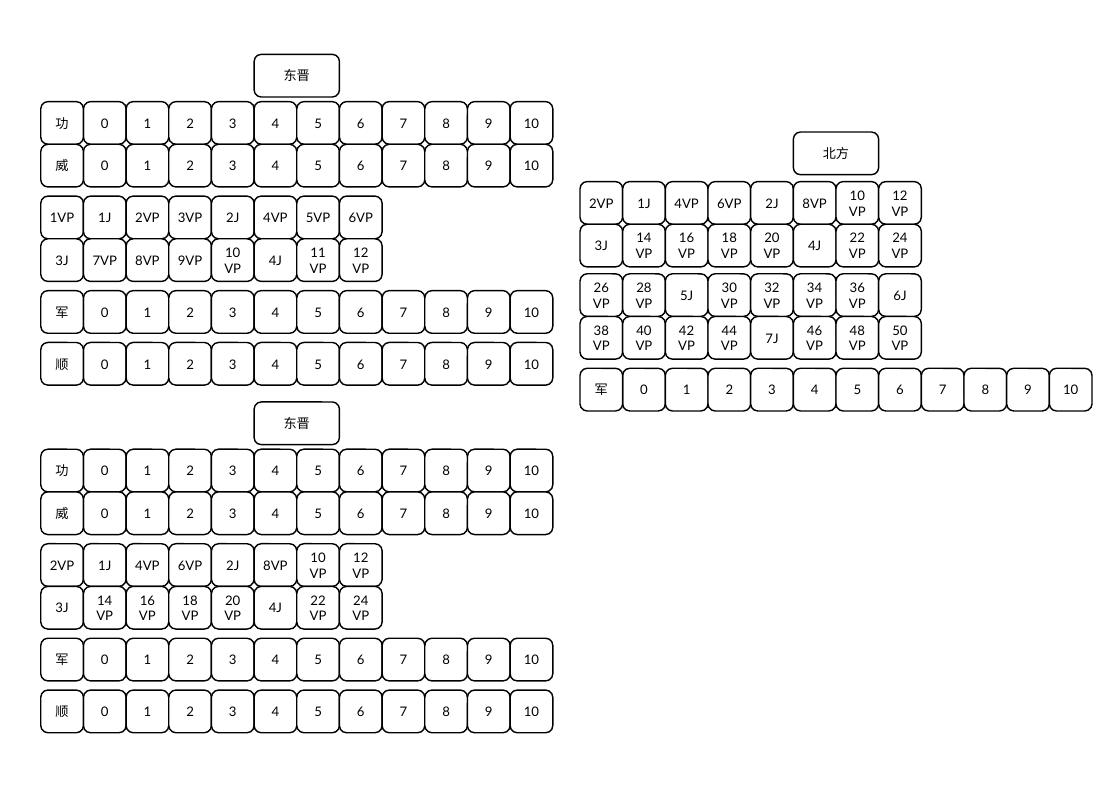
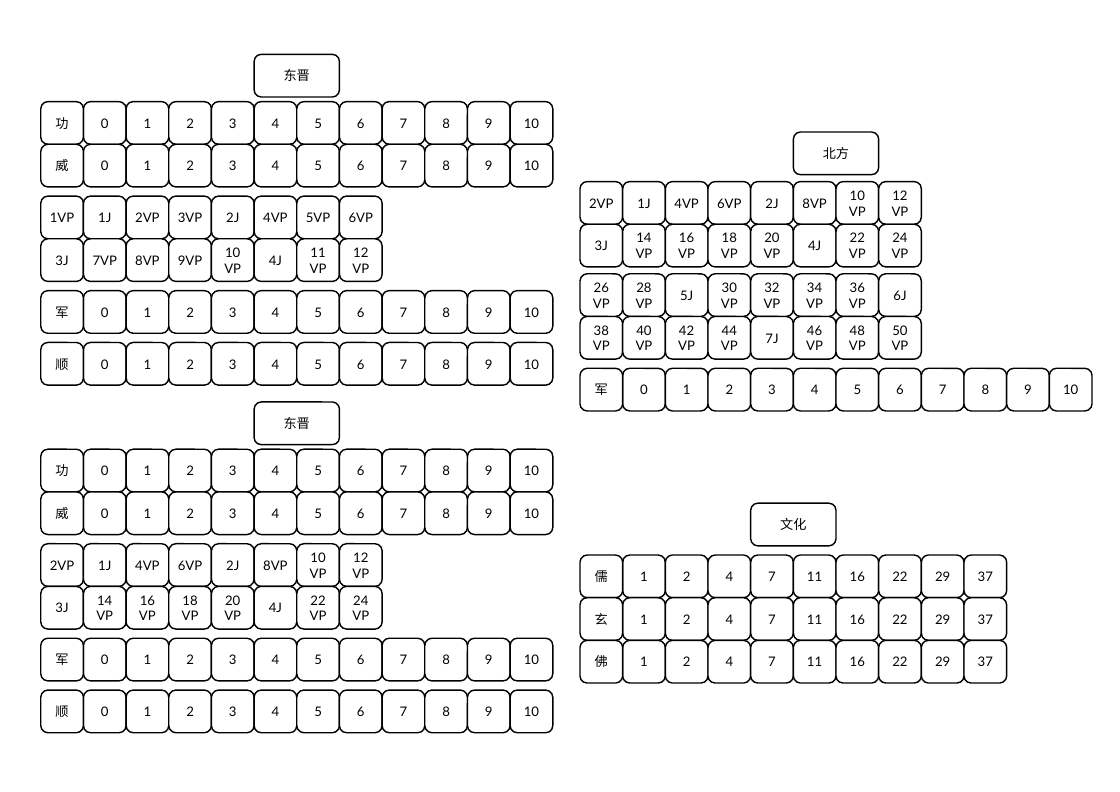
Before and after one commit to lizj14/project_six_dynasty, a slide deck: slide 3 of 地图设计v0.pptx (slide 2 before the commit). Drawn at 1120x792 pixels with LibreOffice and Linux fonts; fonts in the diff are those of the drawing. Boxes give left, top, right and bottom in pixels: in the first picture for what was removed or moved away, otherwise in the second. Text is boxed around its words. In the diff, an @@ line names an element or a change of style, - is before the commit and + after.

```diff
--- a/地图设计v0.pptx
+++ b/地图设计v0.pptx
@@ group added at [580, 503, 1007, 683]: 31 rounded rectangles @@
+1
+2
+4
+7
+11
+16
+22
+29
+37
+儒
+文化
+1
+2
+4
+7
+11
+16
+22
+29
+37
+玄
+1
+2
+4
+7
+11
+16
+22
+29
+37
+佛
```
Also in this commit, not shown: 1 slide added, 39 other files.
